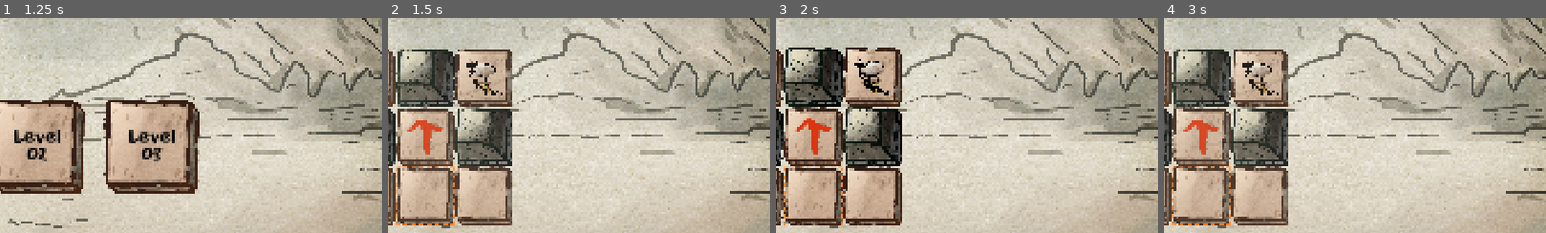
Above: before the commit, frames 1-4 (left to right).
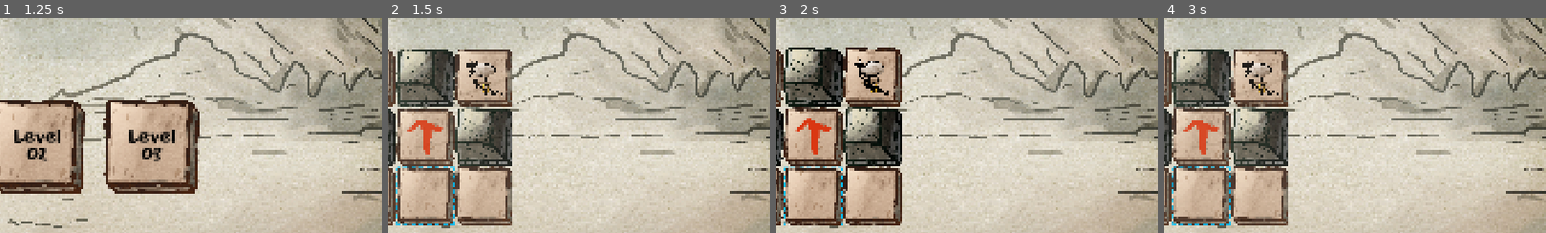
Above: after the commit, the same moments.

Repository: mattsoli/gameoff2026
Game: Godot game, scene res://scenes/level_select/level_select.tscn
Two runs of this game, one before a commit and one after it. Both use one fixed random seed, a clock stepped at 60 frames per second and the inputs below. This scene is started directly instead of the project's main scene.
Inputs (mouse positions are % of the whole screen's width and height, from its top left):
- Up to frame 1 (1.25 s): move the mouse to (45, 70) at 0.52 s; hold W (move_up) from 0.53 s (still down); click (45, 70) at 0.67 s
- Up to frame 2 (1.5 s): release W (move_up) at 1.25 s; click "Level 01" at 1.25 s
- Up to frame 3 (2 s): no input
- Up to frame 4 (3 s): click "Retry (R)" at 2 s; click "Retry (R)" at 2.75 s
The pictures show only the part of the screen within x 45-95%, y 25-75%; the shares and areas given below are measured in that part.

Frame 1 is identical in both runs. In frame 2, 0.3% of the frame differs, in the area x 2-18%, y 68-97%; in frame 3, 0.2%; in frame 4, 0.3%.

Commit message:
animazione riga/colonna e movimento negato

Diff:
--- a/data/settings/board_visual_settings.tres
+++ b/data/settings/board_visual_settings.tres
@@ -19,6 +19,7 @@
 [sub_resource type="Resource" id="Resource_b347k"]
 script = ExtResource("6_vb1y3")
 duration = 0.08
+transition = 9
 
 [sub_resource type="Resource" id="Resource_8a2qo"]
 script = ExtResource("6_vb1y3")
@@ -26,7 +27,7 @@
 [sub_resource type="Resource" id="Resource_avkr2"]
 script = ExtResource("6_vb1y3")
 duration = 0.3
-transition = 7
+transition = 11
 easing = 2
 
 [resource]
@@ -35,6 +36,8 @@
 tile_gap = 0.0
 board_color = Color(0.101960786, 0.10980392, 0.14117648, 0)
 arrow = SubResource("Resource_lfrn8")
+reachable_preview_color = Color(3.272891e-06, 0.75001335, 0.9706482, 1)
+shift_preview_color = Color(0.3062031, 0.7235851, 0.99999994, 0.18039216)
 move_animation = SubResource("Resource_8a2qo")
 shift_animation = SubResource("Resource_avkr2")
 bump_animation = SubResource("Resource_b347k")
